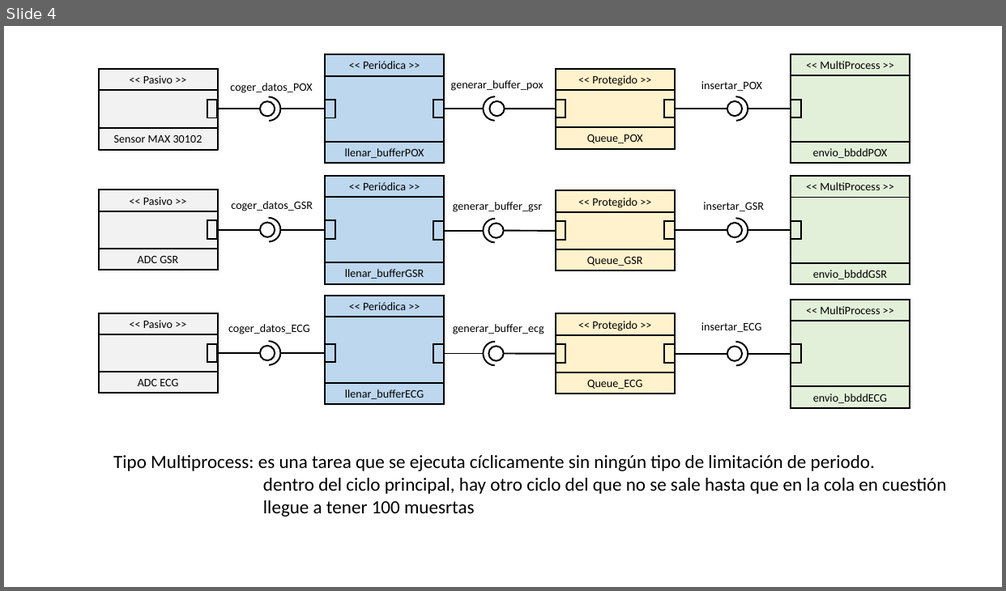
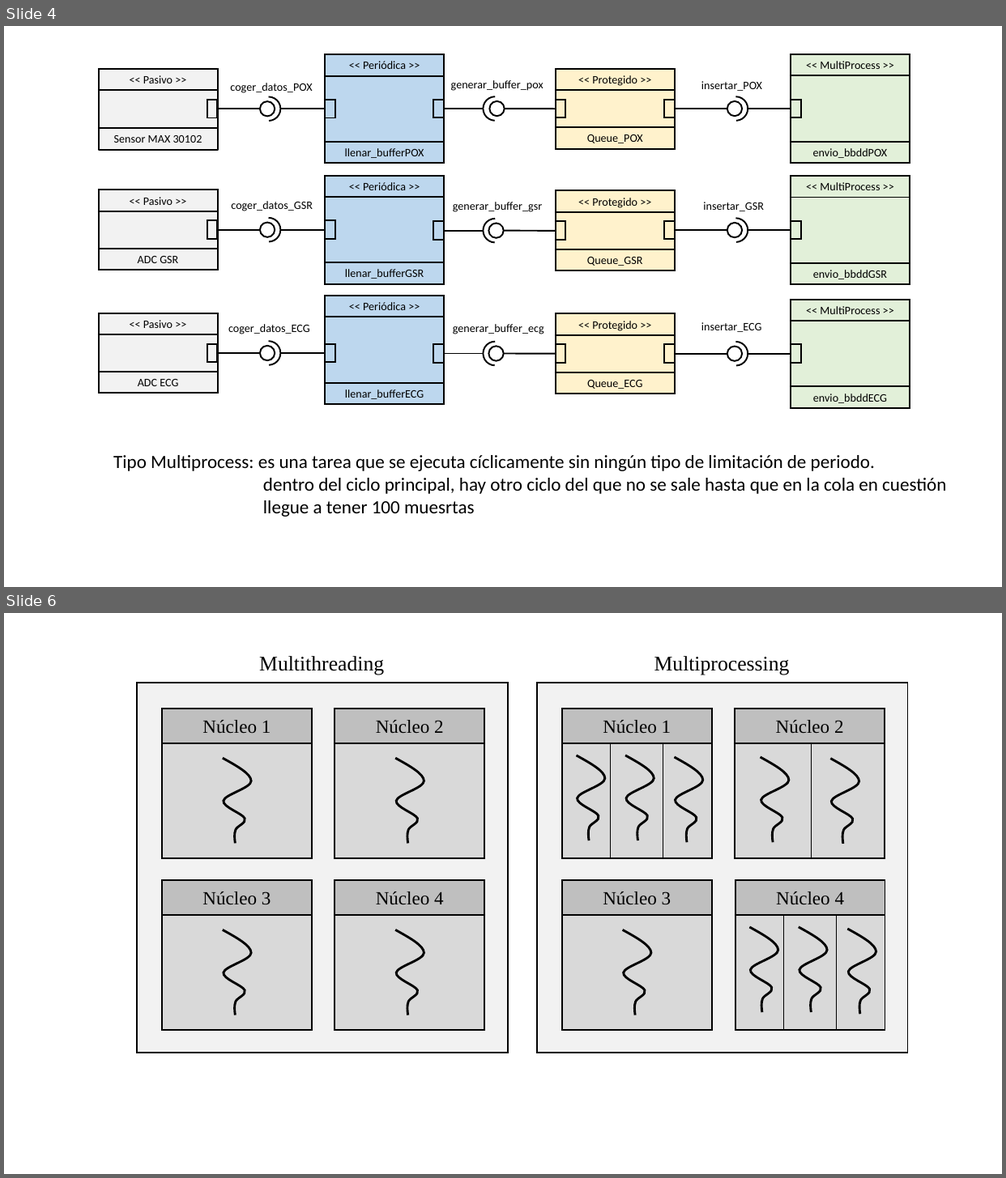
Before and after one commit to GICI-UPV-EHU/Biosignals-HW, a slide deck: Words y Excel/Imagenes.pptx. Shown one above the other, each under a label of ours: slide 4 before the commit, slides 4 and 6 after it; the slides between them are not shown. The pictures are 1006x591 and 1006x1178 pixels, drawn with LibreOffice and Linux fonts; fonts in the diff are those of the drawing. Boxes give left, top, right and bottom in pixels: in the first picture for what was removed or moved away, otherwise in the second. Text is boxed around its words. In the diff, an @@ line names an element or a change of style, - is before the commit and + after.

```diff
--- a/Words y Excel/Imagenes.pptx
+++ b/Words y Excel/Imagenes.pptx
@@ slide 6 added at (4,613,1002,1174), background #FFFFFF @@
@@ group added at (138,656,508,1053): 9 rectangles, 4 freeform shapes, 1 text @@
+Núcleo 1
+Núcleo 2
+Núcleo 3
+Núcleo 4
+Multithreading
@@ group added at (537,656,908,1053): 9 rectangles, 9 freeform shapes, 5 lines, 1 text @@
+Núcleo 3
+Multiprocessing
+Núcleo 1
+Núcleo 2
+Núcleo 4
```
Also in this commit, not shown: 1 slide changed, 5 other slides added.
